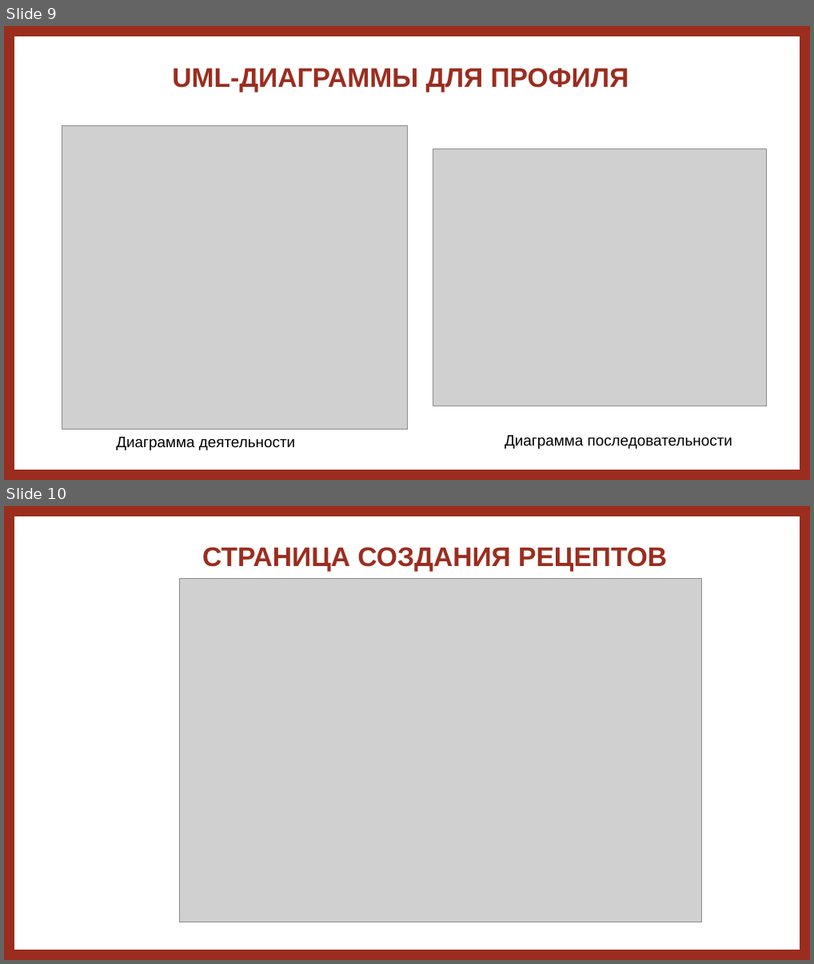
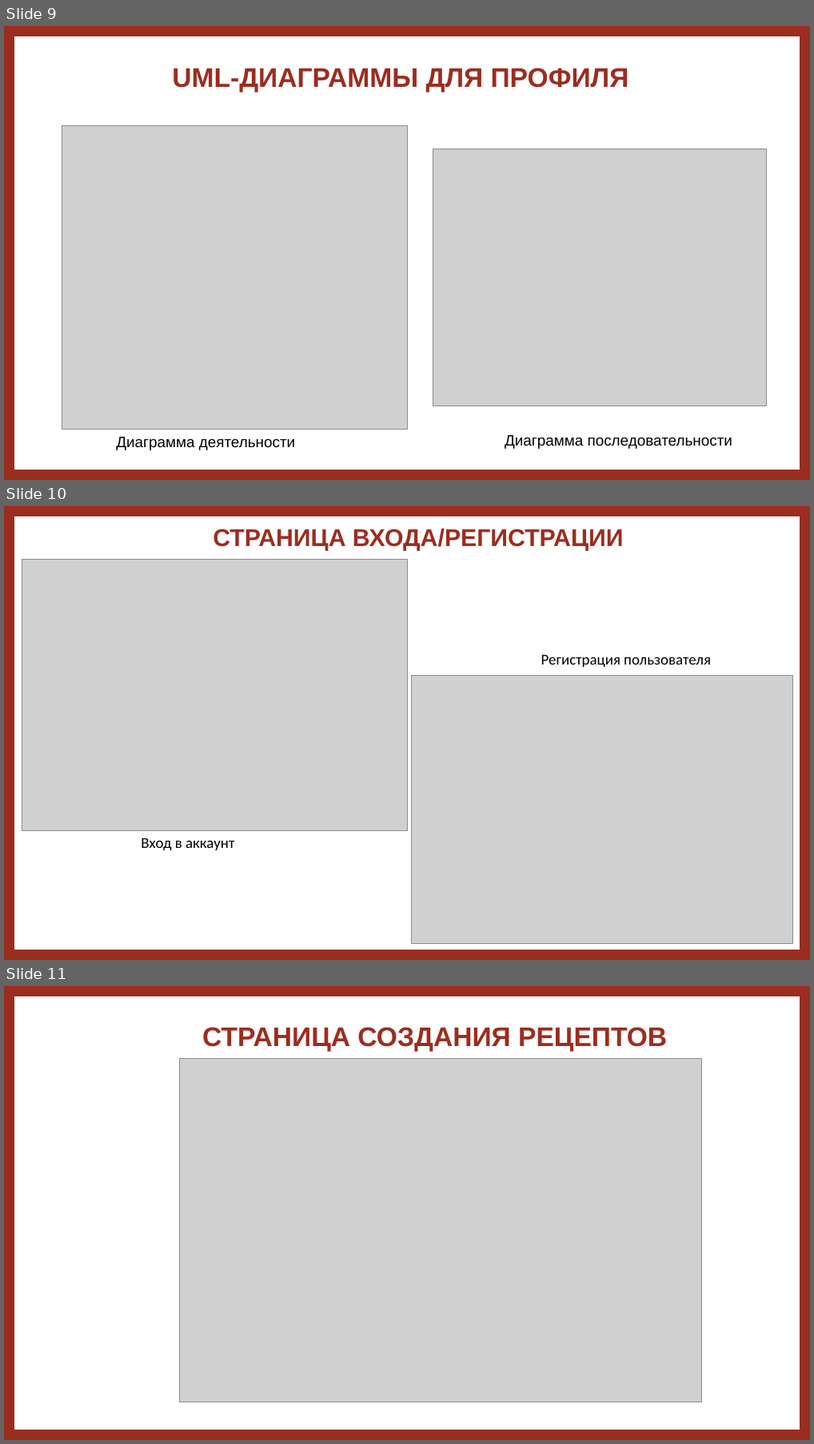
Before and after one commit to dex1fy/RecipeWebsite.EducationalPractice, a slide deck: документы/ЗащитаУП.pptx. Shown one above the other, each under a label of ours: slides 9 and 10 before the commit, slides 9, 10 and 11 after it. The pictures are 814x964 and 814x1444 pixels, drawn with LibreOffice and Linux fonts; fonts in the diff are those of the drawing; grey boxes stand for pictures. Boxes give left, top, right and bottom in pixels: in the first picture for what was removed or moved away, otherwise in the second. Text is boxed around its words. In the diff, an @@ line names an element or a change of style, - is before the commit and + after.

```diff
--- a/документы/ЗащитаУП.pptx
+++ b/документы/ЗащитаУП.pptx
@@ slide 10 added at [4,506,810,960], background #FFFFFF @@
@@ frame added at [4,506,810,960], fill #9B2D1F, outline #9B2D1F 1 pt @@
@@ title added at [213,528,624,551], 28.8 pt, text #9B2D1F, bold @@
+СТРАНИЦА ВХОДА/РЕГИСТРАЦИИ
@@ picture added at [22,560,407,830] @@
@@ text added at [542,655,711,667], 18 pt, text #000000 @@
+Регистрация пользователя
@@ picture added at [412,676,793,943] @@
@@ text added at [141,838,234,850], 18 pt, text #000000 @@
+Вход в аккаунт
@@ what was slide 10 is now slide 11 @@
```
Also in this commit, not shown: 2 other slides added.
